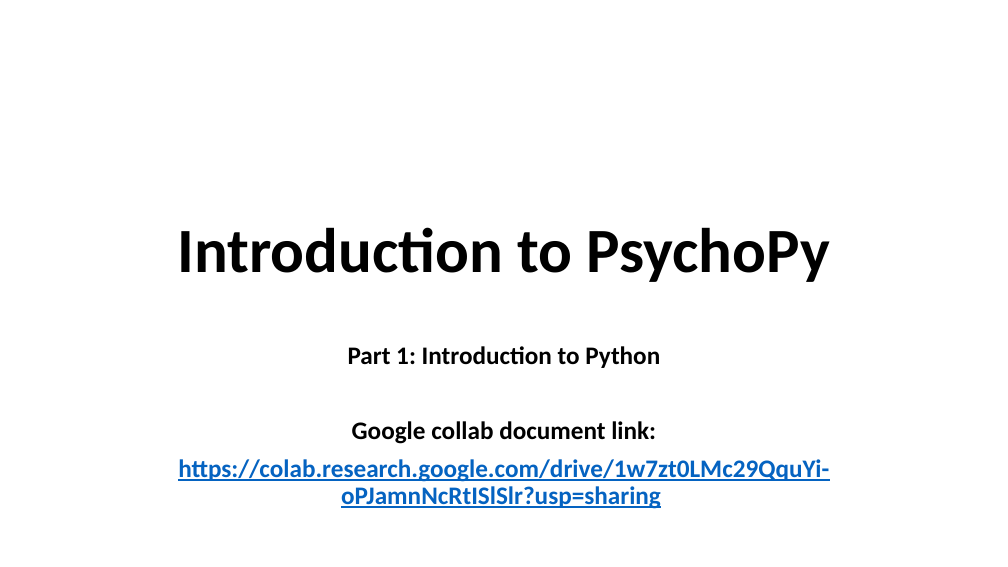
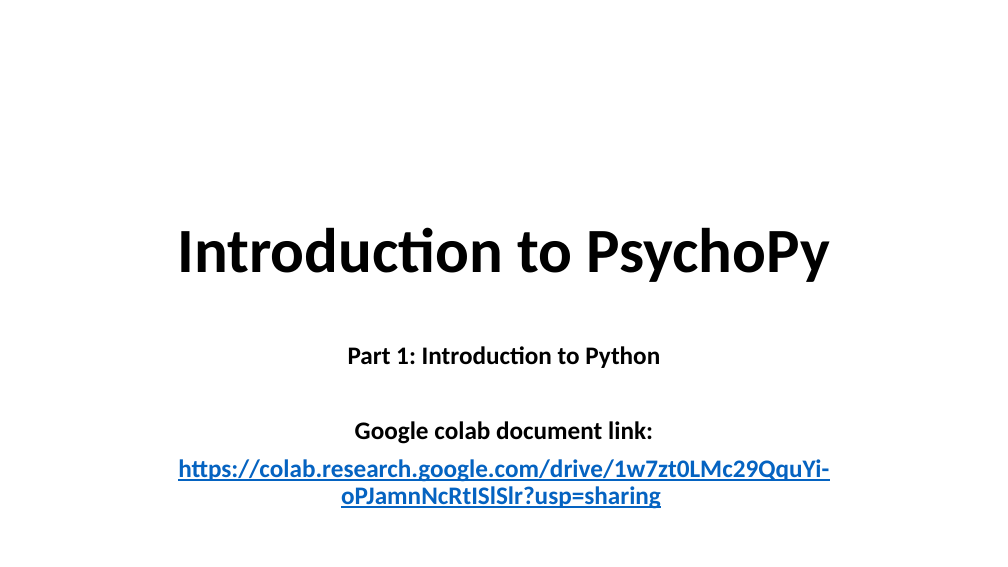
Before and after one commit to caggursoy/PsychoPy-Intro-Course, a slide deck: slide 1 of intro-python/part1.pptx. Drawn at 1008x567 pixels with LibreOffice and Linux fonts; fonts in the diff are those of the drawing. Boxes give left, top, right and bottom in pixels: in the first picture for what was removed or moved away, otherwise in the second. Text is boxed around its words. In the diff, an @@ line names an element or a change of style, - is before the commit and + after.

Commit message:
Update part1.pptx
Small updates

```diff
--- a/intro-python/part1.pptx
+++ b/intro-python/part1.pptx
@@ subtitle at (355, 421, 653, 444): text changed @@
-Google collab document link:
+Google colab document link:
```
